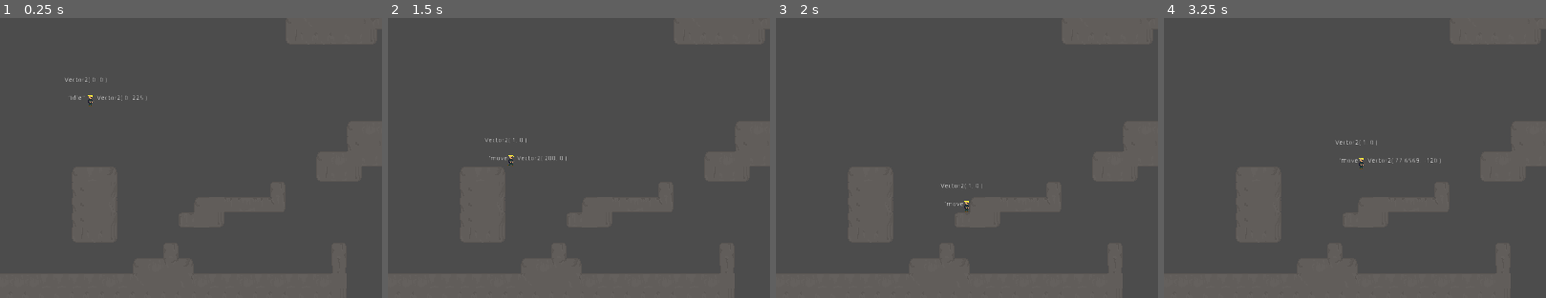
Above: before the commit, frames 1-4 (left to right).
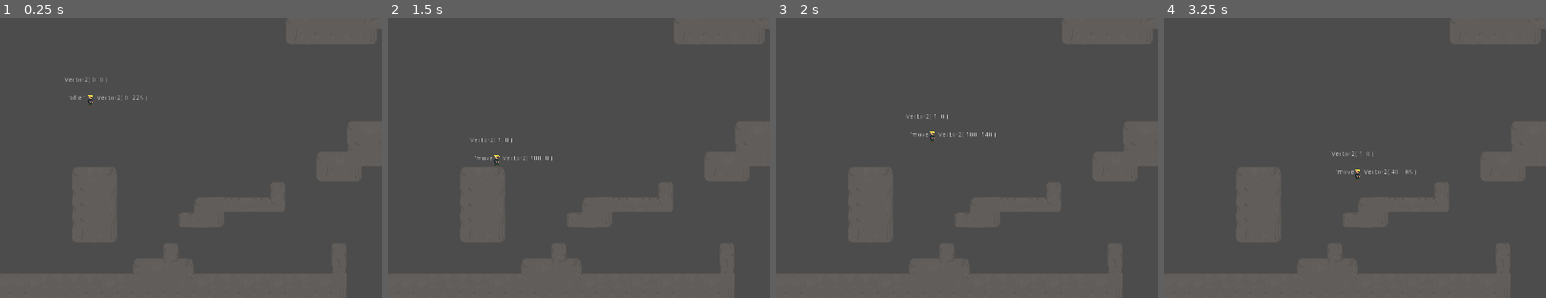
Above: after the commit, the same moments.

Repository: raczynskid/PixelSoldier
Game: Godot game, scene res://World.tscn
Same seed, same stepped clock (60 frames per second), same inputs: the game is played once before the commit and once after it. The engine's default icon, where the game draws it, is replaced by a stand-in: a white triangle on a blue panel in a dark square.
Inputs:
- Up to frame 1 (0.25 s): no input
- Up to frame 2 (1.5 s): hold Space (fire) 0.53-1.28 s; hold Right (ui_right) from 0.53 s (still down); tap Up (ui_up) at 0.77 s; tap Enter at 1.25 s; tap Space (fire) at 1.35 s
- Up to frame 3 (2 s): keep holding Right (ui_right); tap Up (ui_up) at 1.52 s
- Up to frame 4 (3.25 s): release Right (ui_right) at 2.03 s; hold Left (ui_left) 2.03-2.78 s; hold Space (fire) 2.03-2.78 s; hold Right (ui_right) from 2.78 s (still down); tap Space (fire) at 2.85 s; tap Up (ui_up) at 3.02 s
The pictures show only the part of the screen within x 21-71%, y 13-63%; the shares and areas given below are measured in that part.

Frame 1 is identical in both runs. In frame 2, 0.3% of the frame differs, in the area x 21-47%, y 42-54%; in frame 3, 0.3%; in frame 4, 0.4%, in the area x 43-73%, y 43-59%.

Commit message:
normalized slide and slowdown

Diff:
--- a/Characters/Player.gd
+++ b/Characters/Player.gd
@@ -12,12 +12,10 @@
 onready var animationTree = get_node("AnimationTree")
 onready var animationState = animationTree.get("parameters/playback")
 var air_acceleration = Globals.ACCELERATION / 12
-var jump_cooldown = 20
-var jcooldown = 0
 
 func _ready():
 	animationTree.active = true
-	velocity = idle_state(input_vector)
+	velocity = Vector2(0,0)
 
 func _physics_process(delta):
 
@@ -38,8 +36,14 @@
 			# update to keep direction
 			last_vector = input_vector
 		else:
-			# idle
-			velocity = idle_state(last_vector)
+			# stop horizontal movement based on friction
+			if is_on_floor():
+				velocity.x = int(round(lerp(velocity.x, 0, 0.25)))
+				if abs(velocity.x) == 2:
+					velocity.x = 0
+			else:
+				# idle
+				idle_state(last_vector)
 
 		# check for jump input
 		if input_vector.y > 0:
@@ -56,7 +60,6 @@
 
 func get_movement_inputs():
 	# get currnet movement vector from keyobard inptus
-
 	input_vector.x = Input.get_action_strength("ui_right") - Input.get_action_strength("ui_left")
 	input_vector.y = Input.get_action_strength("ui_up") - Input.get_action_strength("ui_down")
 	input_vector = input_vector.normalized()
@@ -65,7 +68,6 @@
 
 func get_action_inputs():
 	# check for keyboard inputs for actions
-
 	fire = Input.get_action_strength("fire")
 
 	# if input pressed
@@ -78,18 +80,9 @@
 
 func idle_state(last_vector):
 	# set idle animation according to last known movement direction
-
 	current_state = "idle"
 	animationTree.set("parameters/Idle/blend_position", last_vector.x)
 	animationState.travel('Idle')
-
-	# stop horizontal movement based on friction
-	if is_on_floor():
-		if velocity.x < 0:
-			velocity.x += Globals.FRICTION
-		if velocity.x > 0:
-			velocity.x -= Globals.FRICTION
-	return velocity
 
 func movement_state(delta, input_vector):
 	# set run animation based on keyboard inputs
@@ -106,11 +99,10 @@
 		velocity.x += input_vector.x * air_acceleration
 		velocity.x = clamp(velocity.x, -Globals.MAX_SPEED, Globals.MAX_SPEED)
 
-	return velocity
+	return velocity.floor()
 
 func gravity_modifiers(delta, velocity):
 	# apply gravity if airborne
-
 	if not is_on_floor():
 		velocity.y += Globals.GRAVITY * delta
 	else:
@@ -118,16 +110,10 @@
 	return velocity
 
 func jump(velocity):
-	if jcooldown > 0:
-		jcooldown -= 1
-		return velocity
-
 	# apply upwards force if not airborne
-
 	current_state = "jump"
 	if is_on_floor():
 		velocity.y -= Globals.JUMPFORCE
-		jcooldown = jump_cooldown
 	return velocity
 
 func shoot(input_vector):
@@ -144,7 +130,7 @@
 	# remove any horizontal speed if remaining
 	if is_on_floor():
 		if velocity.x < 0:
-			velocity.x += Globals.FRICTION
+			velocity.x += Globals.PLAYER_SLIDE_FACTOR / 4
 		if velocity.x > 0:
-			velocity.x -= Globals.FRICTION
+			velocity.x -= Globals.PLAYER_SLIDE_FACTOR / 4
 	return velocity
--- a/Globals.gd
+++ b/Globals.gd
@@ -1,9 +1,12 @@
 extends Node
 
-const ACCELERATION = 100
-const MAX_SPEED = 200
-const FRICTION = 50
+const ACCELERATION = 60
+const MAX_SPEED = 100
+const FRICTION = 20
 const GRAVITY = 900
-const JUMPFORCE = 300
+const JUMPFORCE = 250
 const BULLETSPEED = 900
+
+const PLAYER_SLIDE_FACTOR = 20
+
 const UP = Vector2(0, -1)
Not shown, added: .mono/metadata/ide_messaging_meta.txt
